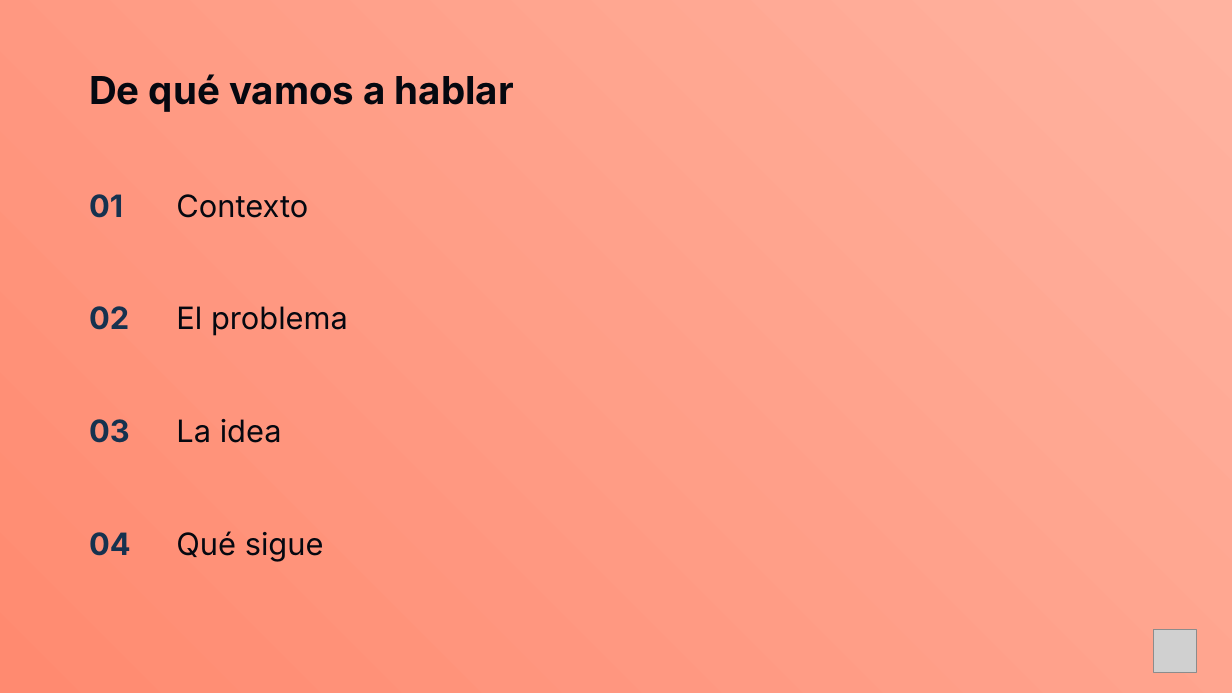
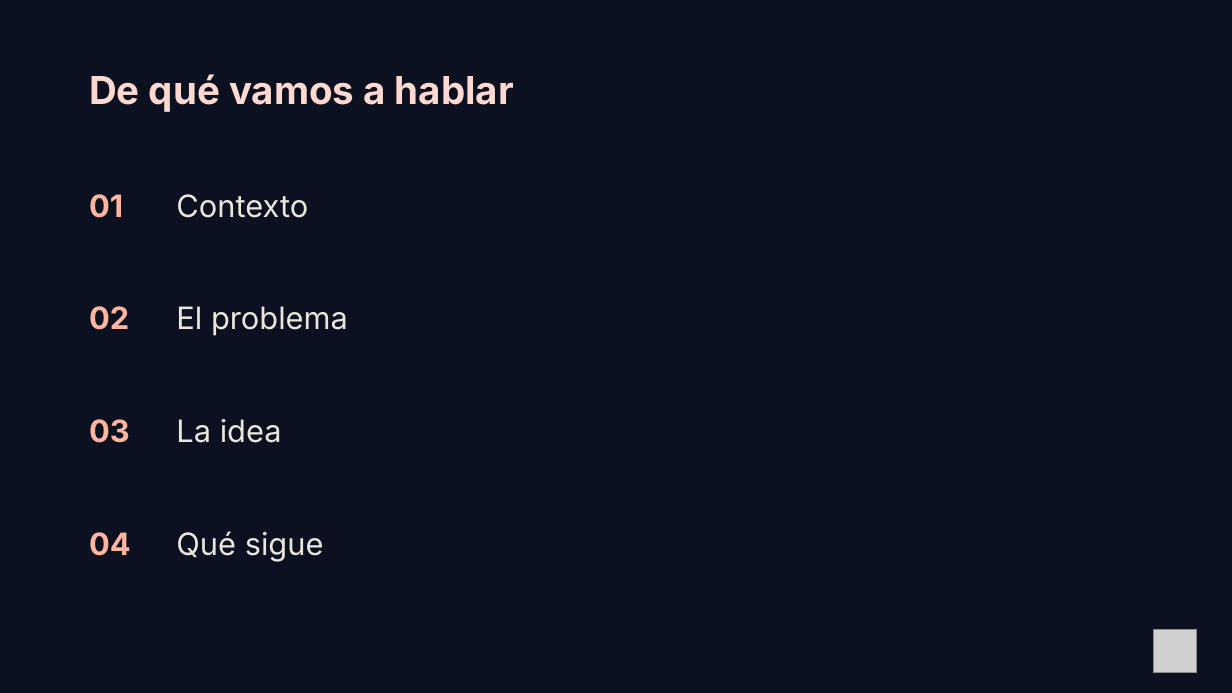
Before and after one commit to ChristianLuciani/brand-kit-christianluciani, a slide deck: slide 2 of templates/ppt/plantilla-coral.pptx. Drawn at 1232x693 pixels with LibreOffice and Linux fonts; fonts in the diff are those of the drawing; grey boxes stand for pictures; background and template pictures are left out. Boxes give left, top, right and bottom in pixels: in the first picture for what was removed or moved away, otherwise in the second. Text is boxed around its words. In the diff, an @@ line names an element or a change of style, - is before the commit and + after.

```diff
--- a/templates/ppt/plantilla-coral.pptx
+++ b/templates/ppt/plantilla-coral.pptx
@@ background gradient #FFB3A0 to #FF8A70 to picture (left out) @@
@@ text "De qué vamos a hablar" at [89, 74, 514, 112]: text colour #050810 to #FFD9CF @@
@@ text colour #16324F to #FFB49E in 4 elements at [89, 194, 123, 218], [89, 306, 129, 330], [89, 419, 130, 443], [89, 532, 131, 556] @@
@@ text colour #050810 to #E9E6DC in 4 elements at [176, 194, 308, 218], [176, 306, 348, 336], [176, 419, 282, 443], [176, 531, 324, 562] @@
```
Also in this commit, not shown: 10 other slides changed, 14 other files.
